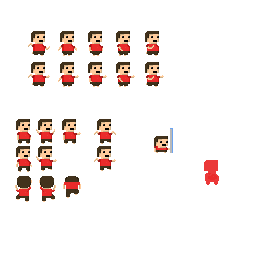
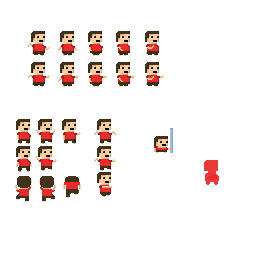
Before/after of a 256x256 layered artwork. What changed in the layer stack:
added layer "Layer 20" above "Layer 19" over [100, 186, 112, 188]
added layer "Layer 19" above "Layer 11 copy 2" over [97, 172, 112, 197]
